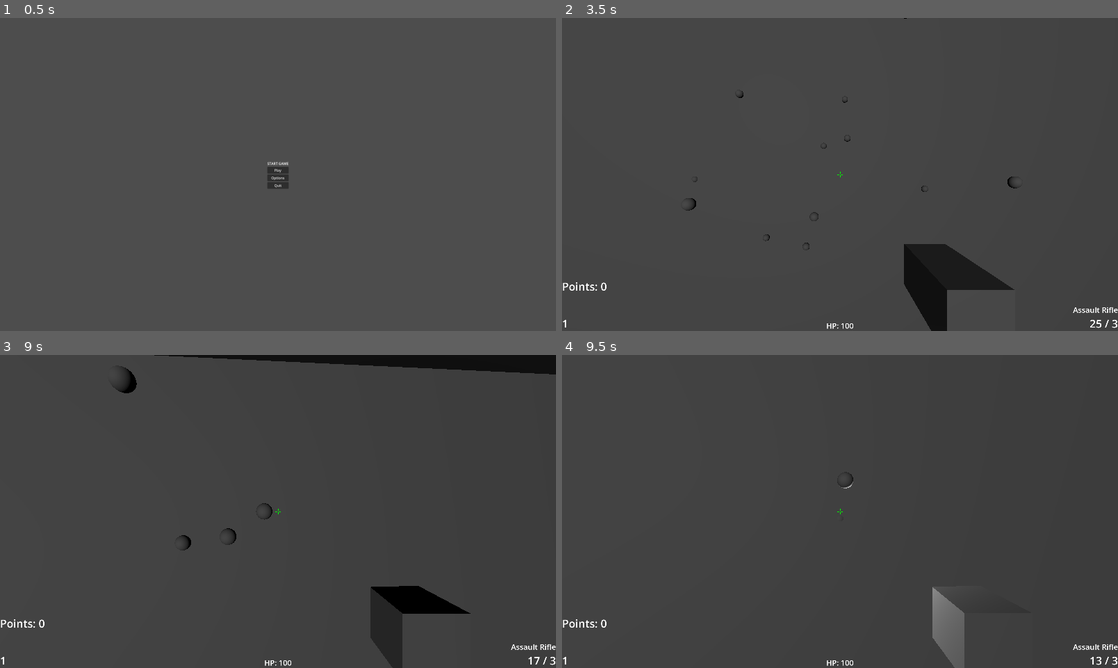
Above: before the commit, frames 1-4 (two rows, left to right).
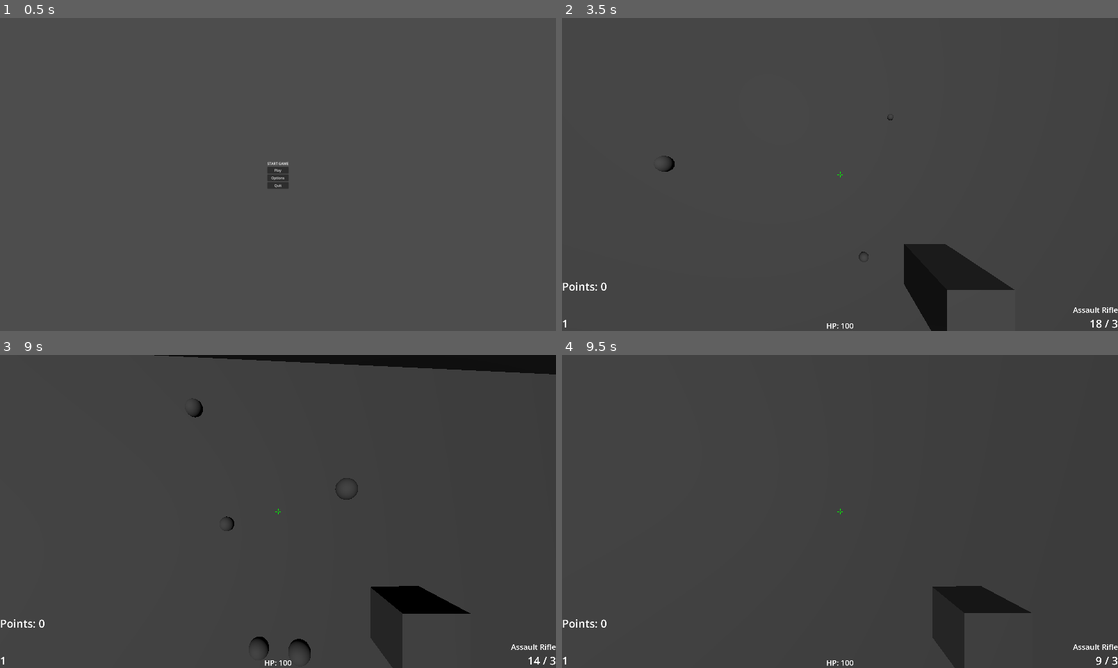
Above: after the commit, the same moments.

Repository: jarodarte/project-simba
Game: Godot game, scene res://game_start.tscn
Same seed, same stepped clock (60 frames per second), same inputs: the game is played once before the commit and once after it. Sound files missing from this copy of the repository are replaced by a short silence.
Inputs (mouse positions are in pixels of both pictures, inside the frame that each line leads up to):
- Up to frame 1 (0.5 s): no input
- Up to frame 2 (3.5 s): click "Play" at 0.5 s; tap Enter at 1.25 s; move the mouse to (867, 174) at 1.27 s; hold E (interact) 1.28-2.03 s; hold W (forward) from 1.28 s (still down); click (867, 174) at 1.42 s; tap Space (jump) at 1.52, 1.82, 2.27, 2.57 s; tap Mouse wheel up (next_weapon) at 1.55, 2.1 s; move the mouse to (812, 174) at 2.02 s; tap Mouse wheel down (prev_weapon) at 2.3 s; move the mouse to (851, 168) at 2.77 s; hold Mouse wheel down (prev_weapon) from 2.78 s (still down); click (851, 168) at 3.05 s
- Up to frame 3 (9 s): move the mouse to (272, 517) at 3.52 s; release Mouse wheel down (prev_weapon) at 3.53 s; click (272, 517) at 3.6 s; tap Space (jump) at 3.77, 4.07, 4.25, 4.52, 4.82, 5.27, 5.3, 5.57, 5.85, 6.77, 7.07, 7.52, 7.82, 8.27, 8.57 s; tap 1 (weapon_1) at 3.8, 4.35 s; move the mouse to (316, 514) at 4.27 s; tap 2 (weapon_2) at 4.55, 5.1 s; tap R (reload) at 4.9 s; move the mouse to (233, 508) at 5.02 s; move the mouse to (283, 511) at 5.77 s; hold E (interact) 5.78-6.53 s; click (283, 511) at 5.92 s; move the mouse to (255, 505) at 6.52 s; release W (forward) at 6.53 s; hold D (right) 6.53-7.28 s; tap E (interact) at 6.6 s; tap Mouse wheel up (next_weapon) at 6.8 s; move the mouse to (305, 511) at 7.27 s; hold Mouse wheel up (next_weapon) 7.28-8.03 s; hold W (forward) from 7.28 s (still down); tap Mouse wheel down (prev_weapon) at 7.55, 8.1 s; tap Enter at 8 s; move the mouse to (250, 511) at 8.02 s; click (250, 511) at 8.3 s; move the mouse to (289, 505) at 8.77 s; press the mouse at (289, 505) at 8.78 s
- Up to frame 4 (9.5 s): keep holding W (forward); tap 1 (weapon_1) at 9.05 s

Frame 1 is identical in both runs. In frame 2, 0.2% of the frame differs, in the area x 17-98%, y 0-100%; in frame 3, 0.5%; in frame 4, 2.0%, in the area x 49-97%, y 37-100%.

Commit message:
Add weapon spray and refactor shooting

Diff:
--- a/Pistol.tres
+++ b/Pistol.tres
@@ -9,4 +9,5 @@
 current_ammo = null
 weapon_scene = ExtResource("2_25jnp")
 current_reserve_magazines = null
+spread_radius = 1.5
 metadata/_custom_type_script = "uid://usc4sl4sxcbl"
--- a/WeaponData.gd
+++ b/WeaponData.gd
@@ -14,3 +14,8 @@
 @export var headshot_multiplier: float = 1.5
 @export var burst_count = 1
 @export var burst_delay = 0.1
+
+@export_group("Spray")
+@export var spread_radius: float = 0.0
+@export var spray_pattern: Array[Vector2] = []
+@export var spray_reset_time: float = 0.4
--- a/enemy.gd
+++ b/enemy.gd
@@ -41,22 +41,25 @@
 	GameManager.enemy_died()
 	queue_free()
 
-func take_damage(base_amount: float, raycast: RayCast3D = null):
+func take_damage(base_amount: float, hit: Dictionary = {}):
 	var amount = base_amount
 	var is_headshot = false
 
-	if raycast != null and raycast.is_colliding() and raycast.get_collider() == self:
-		var hit_shape = shape_owner_get_owner(raycast.get_collider_shape())
-		is_headshot = hit_shape == head_collision_shape
-		if is_headshot:
-			amount *= player.current_weapon.headshot_multiplier
+	if not hit.is_empty() and hit.get("collider") == self:
+		var shape_idx = hit.get("shape", -1)
+		if shape_idx >= 0:
+			var hit_shape = shape_owner_get_owner(shape_idx)
+			if hit_shape != null:
+				is_headshot = hit_shape == head_collision_shape
+				if is_headshot:
+					amount *= player.current_weapon.headshot_multiplier
 
 	health -= amount
-	#floating damage text
+
 	var damage_text = DamageTextScene.instantiate()
 	get_tree().root.add_child(damage_text)
 	damage_text.display(amount, global_position)
-	#removes enemy if dead
+
 	if health <= 0.0:
 		GameManager.enemy_died()
 		GameManager.update_points(GameManager.points + 10)
@@ -64,12 +67,8 @@
 		queue_free()
 		return
 
-	# only start a new flash if one isn't already running
 	if not is_flashing:
 		flash_damage(is_headshot)
-
-	if is_headshot : GameManager.update_points(GameManager.points + 15)
-	else: GameManager.update_points(GameManager.points + 10)
 
 func flash_damage(is_headshot: bool):
 	is_flashing = true
--- a/player.gd
+++ b/player.gd
@@ -30,6 +30,8 @@
 var current_weapon_node: Node3D
 var _reload_id: int = 0
 var bob_time: float = 0.0
+var _spray_index: int = 0
+var _spray_reset_timer: float = 0.0
 
 func spawn_weapon():
 	if current_weapon_node:
@@ -52,7 +54,8 @@
 			break
 
 		current_weapon.current_ammo -= 1
-
+		_spray_index += 1
+		_spray_reset_timer = current_weapon.spray_reset_time
 		var audio = current_weapon_node.get_node_or_null("ShootSound")
 		if audio:
 			audio.play()
@@ -61,14 +64,14 @@
 		flash.visible = true
 		get_tree().create_timer(0.05).timeout.connect(func(): flash.visible = false)
 
-		if raycast.is_colliding():
+		var hit = shoot_ray()
+		if not hit.is_empty():
 			var effect = hit_effect_scene.instantiate()
 			get_tree().root.add_child(effect)
-			effect.global_position = raycast.get_collision_point()
+			effect.global_position = hit.position
 			effect.emitting = true
-			var collider = raycast.get_collider()
-			if collider and collider.is_in_group("enemy"):
-				collider.take_damage(current_weapon.damage, raycast)
+			if hit.collider and hit.collider.is_in_group("enemy"):
+				hit.collider.take_damage(current_weapon.damage, hit)
 		await get_tree().create_timer(current_weapon.burst_delay).timeout
 	_is_bursting = false
 	shoot_timer.start(current_weapon.fire_rate)  # cooldown before next burst
@@ -92,6 +95,8 @@
 	current_weapon_node.get_node("AnimationPlayer").play("reload")
 
 	await get_tree().create_timer(2.0).timeout
+	_spray_index = 0
+	_spray_reset_timer = 0.0
 
 	# if weapon was swapped or another reload started during the wait, abort
 	if _reload_id != my_reload_id or current_weapon != weapon_at_start:
@@ -105,6 +110,8 @@
 func swap_weapon(direction: int):
 	if weapons.size() == 0:
 		return
+	_spray_index = 0
+	_spray_reset_timer = 0.0
 	weapon_index = wrap(weapon_index + direction, 0, weapons.size())
 	current_weapon = runtime_weapons[weapon_index]
 	spawn_weapon()
@@ -178,11 +185,13 @@
 		swap_weapon(-1)
 
 func _physics_process(delta):
+
 	#shooting process
 	if current_weapon and not is_reloading:
 		var trying_to_shoot = Input.is_action_pressed("shoot") if current_weapon.is_auto else Input.is_action_just_pressed("shoot")
 		if trying_to_shoot and can_shoot and current_weapon.current_ammo > 0:
 			fire_gun()
+
 	#jumping process
 	if not is_on_floor():
 		var gravity = GRAVITY_UP if velocity.y > 0 else GRAVITY_DOWN
@@ -191,6 +200,7 @@
 		velocity.y = 0
 		if Input.is_action_just_pressed("jump"):
 			velocity.y = JUMP_FORCE
+
 	#movement process
 	var input = Input.get_vector("left", "right", "forward", "back")
 	var dir = (transform.basis * Vector3(input.x, 0, input.y)).normalized()
@@ -198,11 +208,13 @@
 	velocity.z = dir.z * SPEED
 	move_and_slide()
 	#movement sound fx
+
 	var is_moving = Vector2(velocity.x, velocity.z).length() > 0.1
 	if is_moving and is_on_floor():
 		if footstep_timer.is_stopped(): footstep_timer.start()
 	else:
 		footstep_timer.stop()
+
 	#weapon sway
 	var bob_target = Vector3.ZERO
 	if is_moving and is_on_floor():
@@ -216,6 +228,12 @@
 	#checks to show information
 	check_interaction()
 
+	# spray reset
+	if _spray_reset_timer > 0.0:
+		_spray_reset_timer -= delta
+		if _spray_reset_timer <= 0.0:
+			_spray_index = 0
+
 func _on_shoot_timer_timeout():
 	can_shoot = true
 
@@ -225,3 +243,35 @@
 	shoot_timer.stop()
 	is_reloading = false
 	_reload_id += 1  # cancels any reload
+
+func get_shot_direction() -> Vector3:
+	var base_dir = -camera.global_transform.basis.z
+
+	var offset_deg := Vector2.ZERO
+
+	if current_weapon.spray_pattern.size() > 0:
+		# pattern-based: walk the sequence, clamp at the end
+		var idx = min(_spray_index, current_weapon.spray_pattern.size() - 1)
+		offset_deg = current_weapon.spray_pattern[idx]
+	elif current_weapon.spread_radius > 0.0:
+		# random bloom: pick a point inside the spread cone
+		var angle = randf() * TAU
+		var dist = randf() * current_weapon.spread_radius
+		offset_deg = Vector2(cos(angle), sin(angle)) * dist
+
+	# rotate base_dir by the offset using camera's local axes
+	var right = camera.global_transform.basis.x
+	var up = camera.global_transform.basis.y
+	var offset_rad = offset_deg * (PI / 180.0)
+	return (base_dir + right * offset_rad.x + up * offset_rad.y).normalized()
+
+func shoot_ray() -> Dictionary:
+	var origin = camera.global_position
+	var direction = get_shot_direction()
+	var end = origin + direction * 1000.0
+
+	var space = get_world_3d().direct_space_state
+	var query = PhysicsRayQueryParameters3D.create(origin, end)
+	query.exclude = [self]
+
+	return space.intersect_ray(query)
--- a/rifle.tres
+++ b/rifle.tres
@@ -9,10 +9,12 @@
 ammo_type = "45mm"
 fire_rate = 0.075
 is_auto = true
-damage = 20
-magazine_size = 30
+damage = 25
+magazine_size = 20
 current_ammo = null
 weapon_scene = ExtResource("2_otrmw")
 current_reserve_magazines = null
-burst_count = 3
+headshot_multiplier = 1.32
+burst_delay = 0.0
+spray_pattern = Array[Vector2]([Vector2(0, 0), Vector2(0, 0.4), Vector2(0, 0.9), Vector2(0, 1.5), Vector2(0, 2.2), Vector2(0, 3), Vector2(0.3, 3.5), Vector2(0.6, 3.8), Vector2(0.9, 3.9), Vector2(0.6, 4), Vector2(0.2, 3.9), Vector2(-0.3, 3.8), Vector2(-0.7, 3.7), Vector2(-1, 3.6), Vector2(-0.7, 3.5), Vector2(-0.3, 3.4), Vector2(0.1, 3.3), Vector2(0.4, 3.4), Vector2(-0.2, 3.5), Vector2(0.1, 3.4)])
 metadata/_custom_type_script = "uid://usc4sl4sxcbl"
